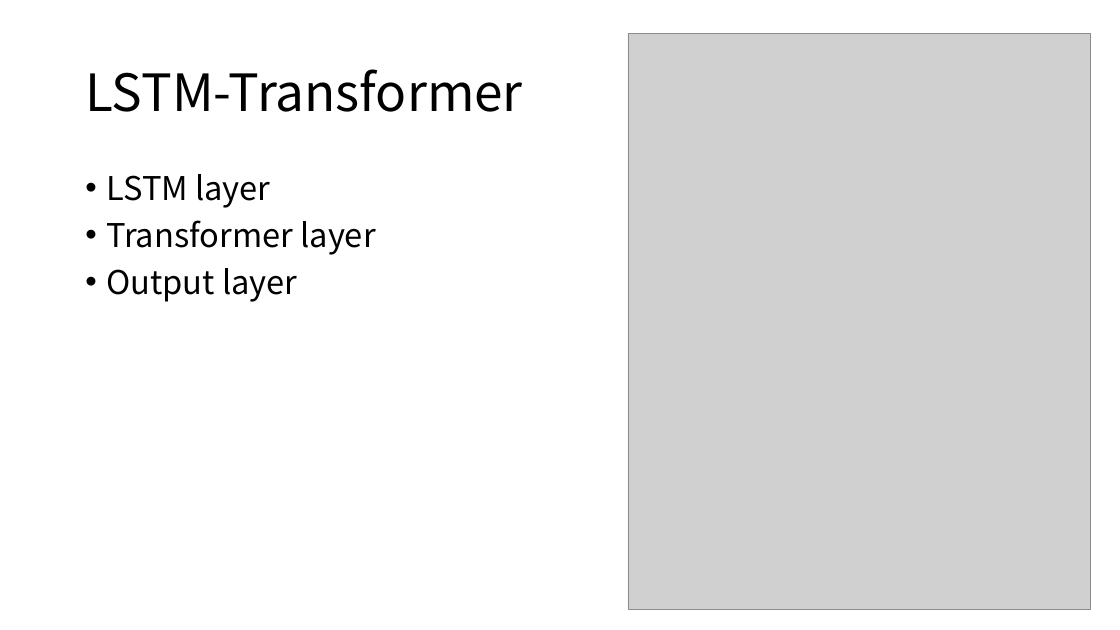
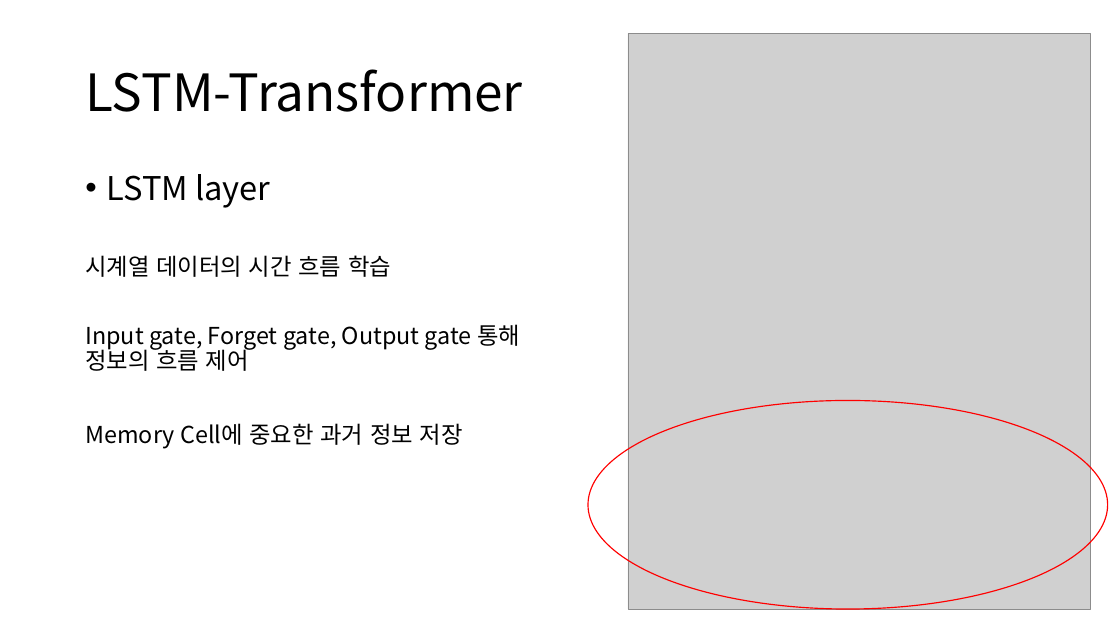
Before and after one commit to Noaplex/capstone, a slide deck: slide 6 of LSTM_Transformer_Parallel.pptx (slide 5 before the commit). Drawn at 1120x630 pixels with LibreOffice and Linux fonts; fonts in the diff are those of the drawing; grey boxes stand for pictures. Boxes give left, top, right and bottom in pixels: in the first picture for what was removed or moved away, otherwise in the second. Text is boxed around its words. In the diff, an @@ line names an element or a change of style, - is before the commit and + after.

```diff
--- a/LSTM_Transformer_Parallel.pptx
+++ b/LSTM_Transformer_Parallel.pptx
@@ text at (85, 255, 520, 449): text changed; size 28 to 20 pt @@
-• Transformer layer
-• Output layer
+시계열 데이터의 시간 흐름 학습
+Input gate, Forget gate, Output gate 통해 정보의 흐름 제어
+Memory Cell에 중요한 과거 정보 저장
@@ ellipse added at (588, 401, 1108, 609), outline #FF0000 1 pt @@
```
Also in this commit, not shown: 3 slides added.
